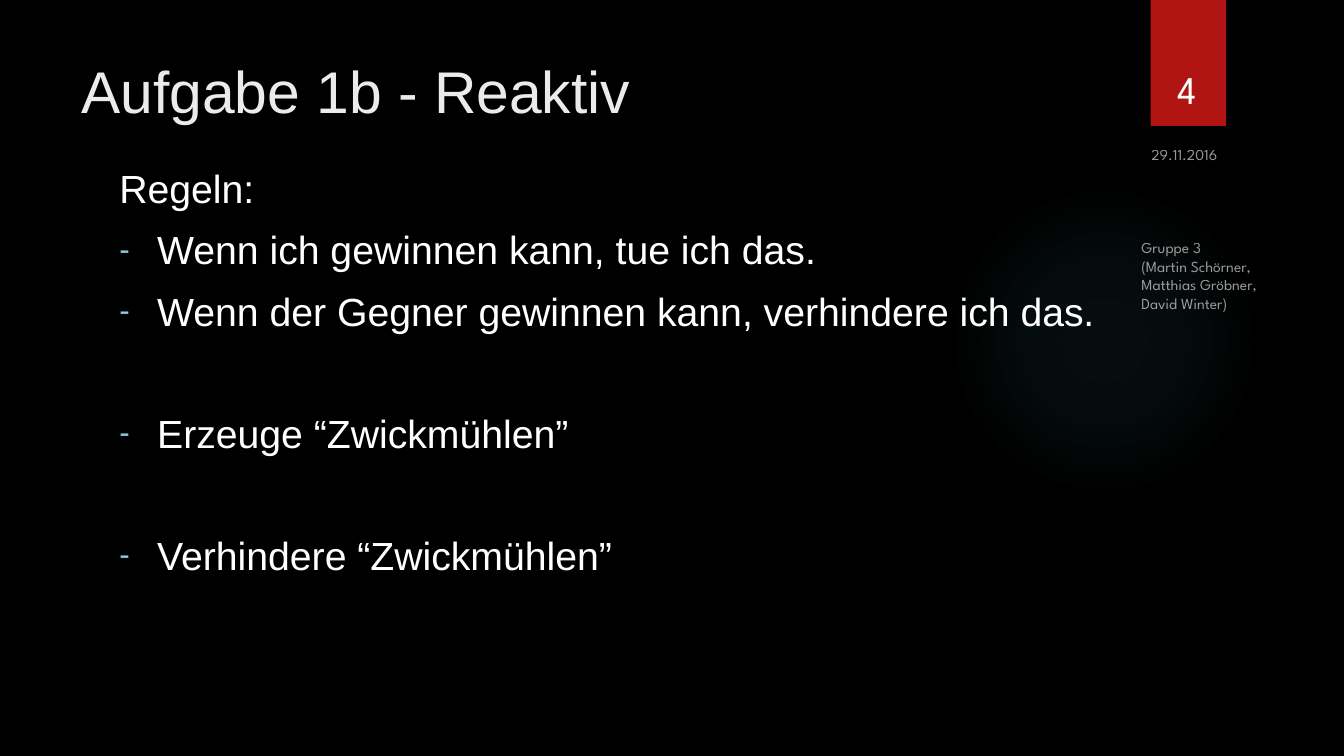
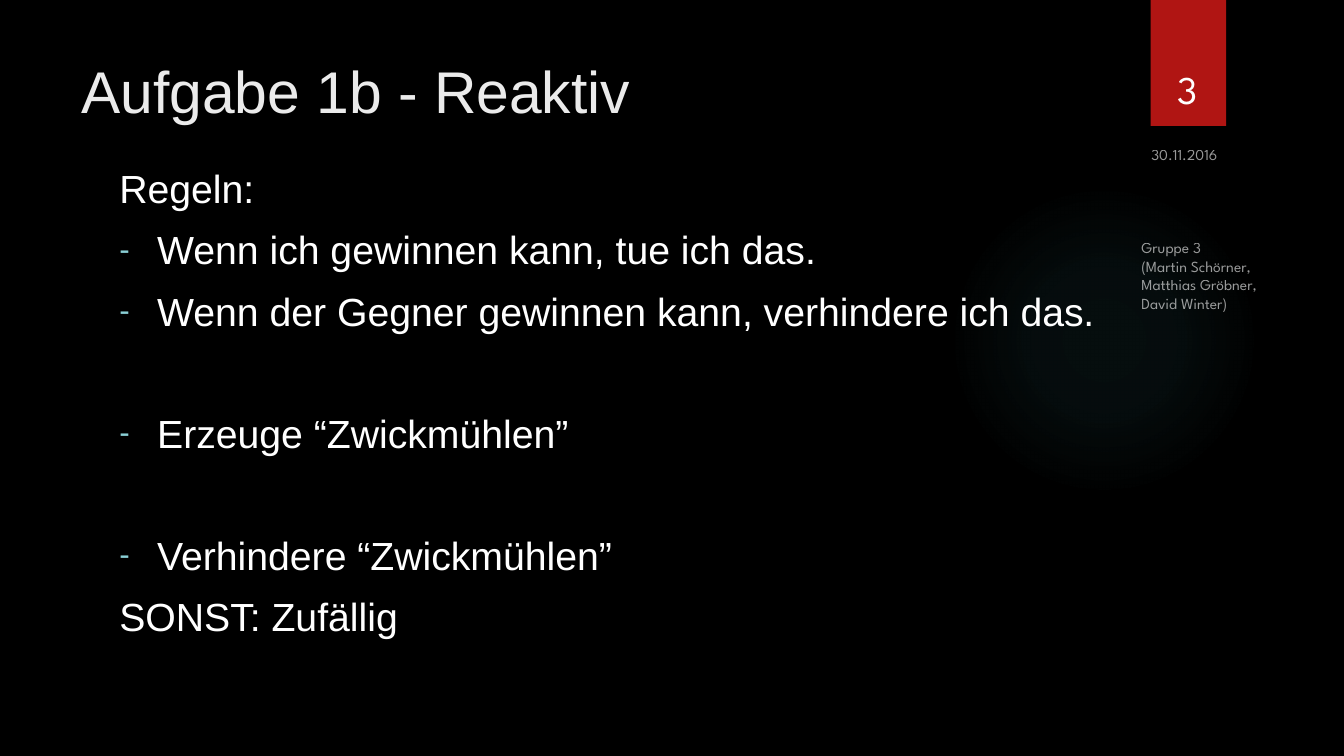
Before and after one commit to SOAS-Uni-Augsburg/ws16-17-group-03, a slide deck: slide 3 of Blatt-06/Präsentation.pptx (slide 4 before the commit). Drawn at 1344x756 pixels with LibreOffice and Linux fonts; fonts in the diff are those of the drawing; background and template pictures are left out. Boxes give left, top, right and bottom in pixels: in the first picture for what was removed or moved away, otherwise in the second. Text is boxed around its words. In the diff, an @@ line names an element or a change of style, - is before the commit and + after.

```diff
--- a/Blatt-06/Präsentation.pptx
+++ b/Blatt-06/Präsentation.pptx
@@ page number at bbox=[1177, 77, 1197, 105]: text changed @@
-4
+3
@@ text at bbox=[1151, 150, 1217, 160]: text changed @@
-29.11.2016
+30.11.2016
@@ text at bbox=[119, 602, 398, 639]: paragraph added @@
+SONST: Zufällig
```
Also in this commit, not shown: 5 other slides changed, 12 slides added, 2 slides removed, 9 other files.
